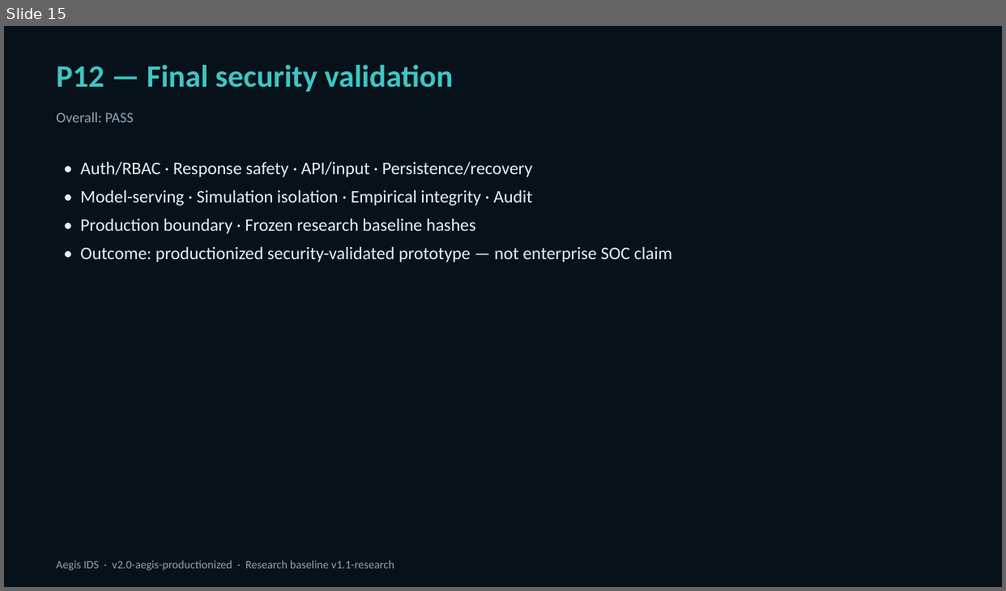
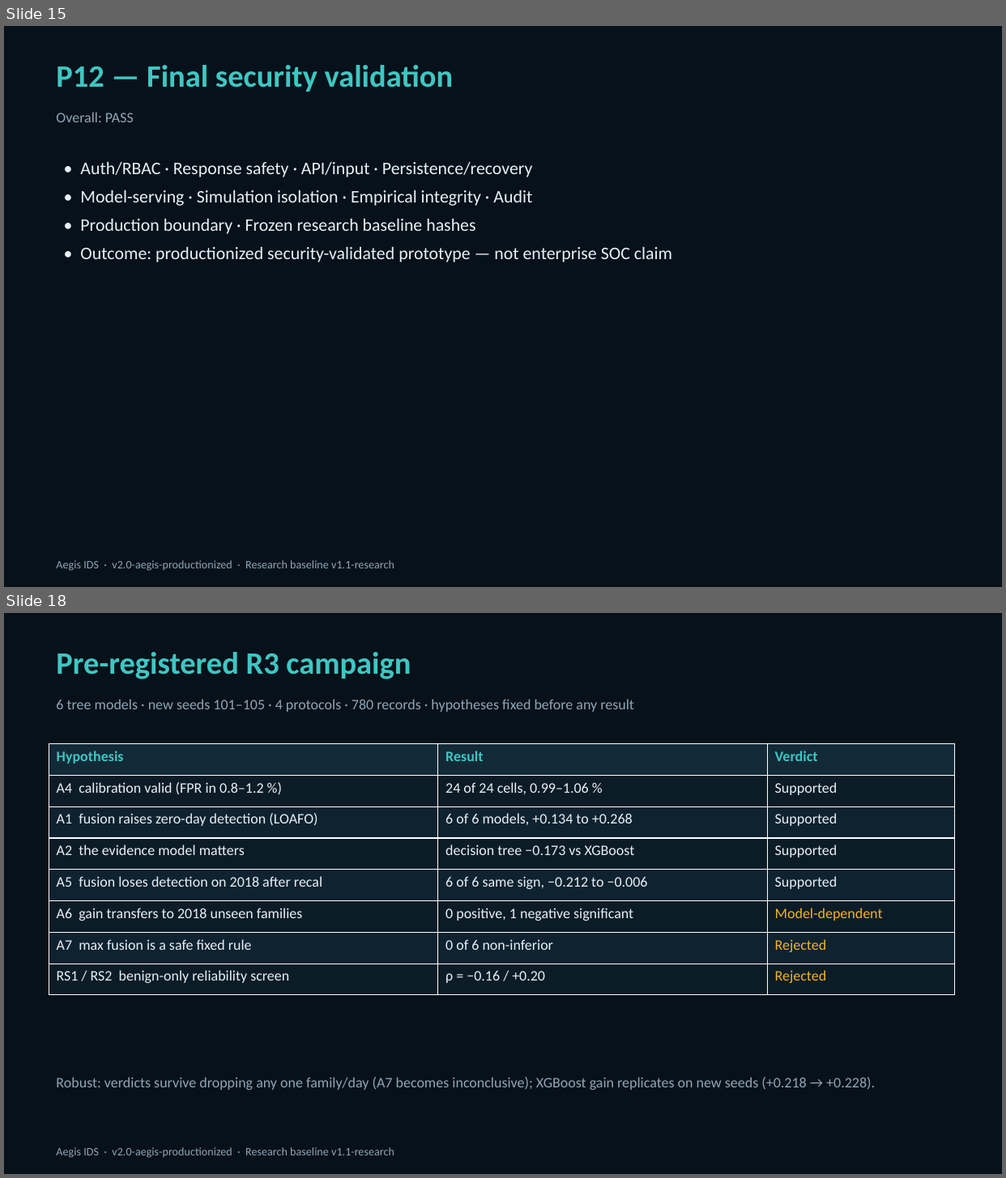
Before and after one commit to Dolendra/Intelligent-Machine-Learning-Based-Intrusion-Detection-and-Attack-Defense-Simulation-System, a slide deck: docs/Aegis_IDS_Viva_Presentation.pptx. Shown one above the other, each under a label of ours: slide 15 before the commit, slides 15 and 18 after it; the slides between them are not shown. The pictures are 1006x591 and 1006x1178 pixels, drawn with LibreOffice and Linux fonts; fonts in the diff are those of the drawing. Boxes give left, top, right and bottom in pixels: in the first picture for what was removed or moved away, otherwise in the second. Text is boxed around its words. In the diff, an @@ line names an element or a change of style, - is before the commit and + after.

```diff
--- a/docs/Aegis_IDS_Viva_Presentation.pptx
+++ b/docs/Aegis_IDS_Viva_Presentation.pptx
@@ slide 18 added at box(4, 613, 1002, 1174), background #FFFFFF @@
@@ rectangle added at box(4, 613, 1002, 1174), fill #07111A @@
@@ text added at box(56, 652, 411, 679), 30 pt, text #3EC7C2, bold @@
+Pre-registered R3 campaign
@@ text added at box(56, 699, 634, 712), 14 pt, text #8FA6B5 @@
+6 tree models · new seeds 101–105 · 4 protocols · 780 records · hypotheses fixed before any result
@@ table added at box(49, 744, 955, 995), 8 rows, 3 columns @@
+Hypothesis | Result | Verdict
+A4 calibration valid (FPR in 0.8–1.2 %) | 24 of 24 cells, 0.99–1.06 % | Supported
+A1 fusion raises zero-day detection (LOAFO) | 6 of 6 models, +0.134 to +0.268 | Supported
+A2 the evidence model matters | decision tree −0.173 vs XGBoost | Supported
+A5 fusion loses detection on 2018 after recal | 6 of 6 same sign, −0.212 to −0.006 | Supported
+A6 gain transfers to 2018 unseen families | 0 positive, 1 negative significant | Model-dependent
+A7 max fusion is a safe fixed rule | 0 of 6 non-inferior | Rejected
+RS1 / RS2 benign-only reliability screen | ρ = −0.16 / +0.20 | Rejected
@@ text added at box(56, 1077, 875, 1090), 14 pt, text #8FA6B5 @@
+Robust: verdicts survive dropping any one family/day (A7 becomes inconclusive); XGBoost gain replicates on new seeds (+0.218 → +0.228).
@@ text added at box(56, 1148, 394, 1158), 11 pt, text #8FA6B5 @@
+Aegis IDS · v2.0-aegis-productionized · Research baseline v1.1-research
```
Also in this commit, not shown: 6 slides changed, 3 other slides added, 8 other files.
